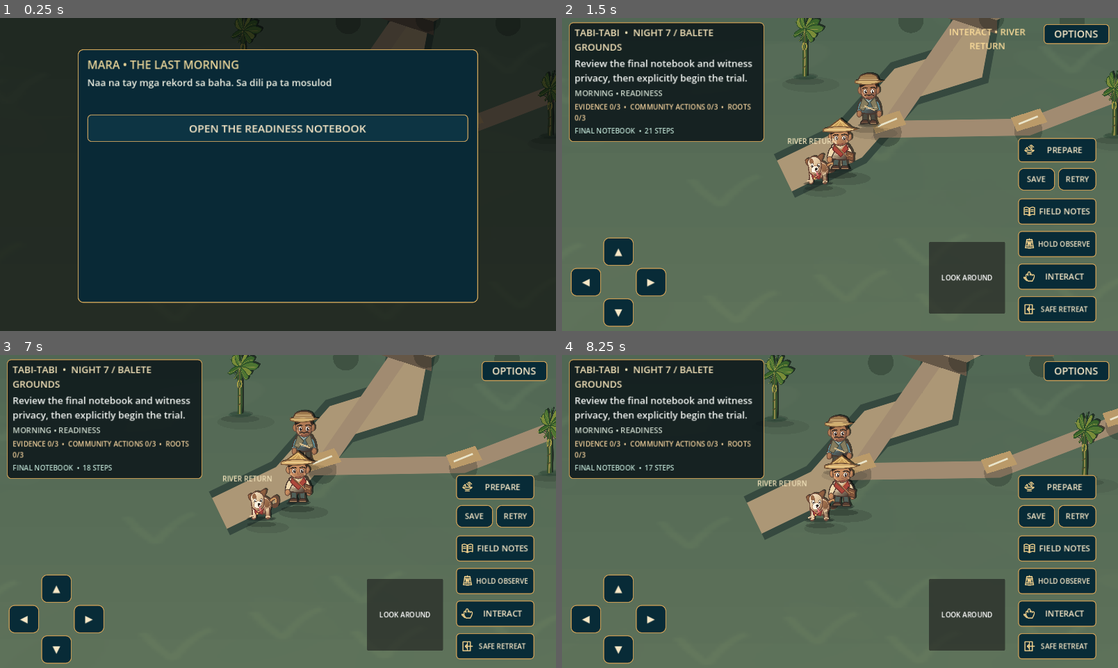
Above: before the commit, frames 1-4 (two rows, left to right).
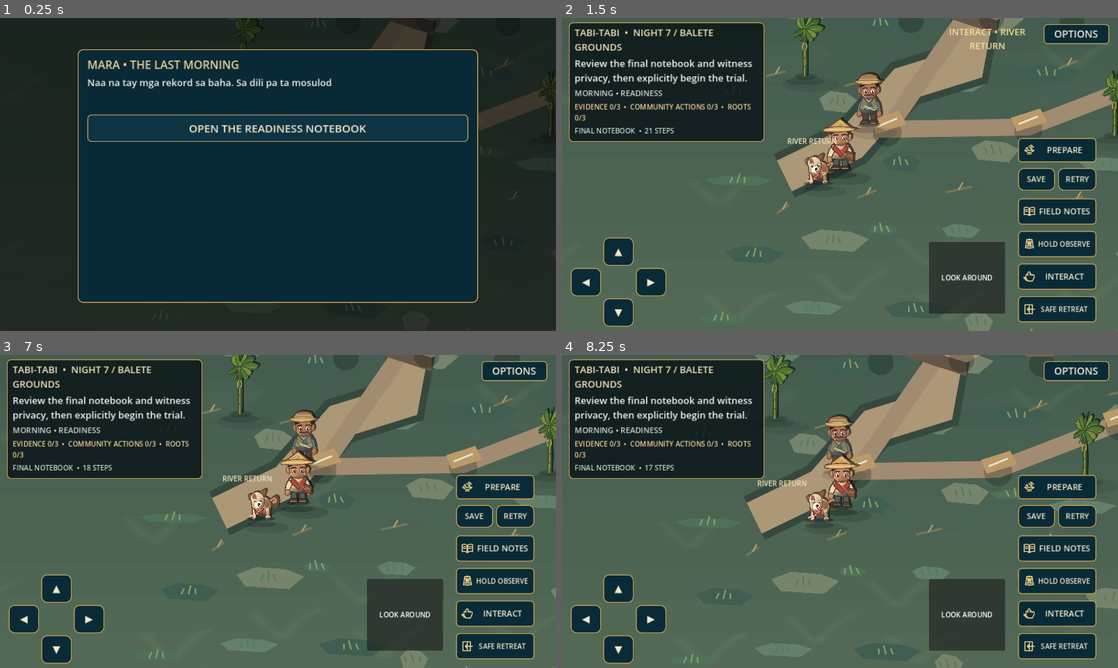
Above: after the commit, the same moments.

Repository: LokiJ07/Tabi-tabi
Game: Godot game, scene res://scenes/night07.tscn
Same seed, same stepped clock (60 frames per second), same inputs: the game is played once before the commit and once after it. This scene is started directly instead of the project's main scene.
Inputs (mouse positions are in pixels of both pictures, inside the frame that each line leads up to):
- Up to frame 1 (0.25 s): no input
- Up to frame 2 (1.5 s): click "OPEN THE READINESS NOTEBOOK" at 0.5 s; click "RETURN TO BALETE GROUNDS" at 1.25 s
- Up to frame 3 (7 s): click "RETRY" at 2 s; click "CONTINUE CURRENT WALK" at 2.75 s; click "RETRY" at 3.5 s; click "CONTINUE CURRENT WALK" at 4.25 s; click "RETRY" at 5 s; click "RELOAD THE FINAL-NIGHT CHECKP…" at 5.75 s; tap Enter (ui_accept) at 6.5, 6.77 s; move the mouse to (400, 495) at 6.52 s; hold Right (ui_right) from 6.53 s (still down); click (400, 495) at 6.67 s
- Up to frame 4 (8.25 s): tap Enter (ui_accept) at 7.07 s; release Right (ui_right) at 7.25 s; click "CONTINUE" at 7.25 s; drag from (967, 614) to (812, 574) at 8.02 s

The runs differ from the first frame. In frame 1, less than 0.1% of the frame differs, in the area x 90-93%, y 13-58%; in frame 2, 2.6%; in frame 3, 2.6%; in frame 4, 3.1%, in the area x 21-100%, y 0-100%.

Commit message:
polish(night7): layered glade vegetation, original offline ambience, meaningful fractured-ending flag and honest QA previews

Diff:
--- /dev/null
+++ b/scripts/audio/night07_ambience.gd
@@ -0,0 +1,64 @@
+extends Node
+## Original offline Balete ambience: insect bed, leaves, woody roots and dawn birds.
+## No copyrighted samples, random stingers, online downloads or panic volume spikes.
+const RATE := 11025.0
+var output: AudioStreamPlayer
+var playback: AudioStreamGeneratorPlayback
+var clock := 0.0
+var seed := 1707207
+var wind := 0.0
+var stage := 0
+var danger := 0.0
+var level := 2
+
+func _ready() -> void:
+	if DisplayServer.get_name() == "headless":
+		set_process(false)
+		return
+	output = AudioStreamPlayer.new()
+	output.name = "BaleteWindBirdsAndRootCreak"
+	var stream := AudioStreamGenerator.new()
+	stream.mix_rate = RATE
+	stream.buffer_length = .28
+	output.stream = stream
+	output.volume_db = -28.0
+	add_child(output)
+	output.play()
+	playback = output.get_stream_playback() as AudioStreamGeneratorPlayback
+
+func set_audio_level(value: int) -> void:
+	level = clampi(value,0,2)
+	if output != null:
+		output.volume_db = -80.0 if level == 0 else -35.0 if level == 1 else -28.0
+
+func set_stage(value: int) -> void:
+	stage = clampi(value,0,3)
+
+func set_danger(value: float) -> void:
+	danger = clampf(value,0,1)
+
+func _exit_tree() -> void:
+	set_process(false)
+	if output != null and is_instance_valid(output):
+		output.stop()
+	playback = null
+
+func _process(_delta: float) -> void:
+	if playback == null or level == 0:
+		return
+	var count := mini(playback.get_frames_available(),1400)
+	for i in range(count):
+		clock += 1.0/RATE
+		seed = (seed*1664525+1013904223)&0x7fffffff
+		var white := float(seed%4096)/2048.0-1.0
+		wind += (white-wind)*.017
+		var dark := clampf(float(stage)/3.0,0,1)
+		var breeze := wind*(.028+dark*.008)*(1.0+.30*sin(clock*.31))
+		var crickets := dark*.0054*pow(maxf(0.0,sin(clock*1.6)),9.0)*sin(clock*TAU*1477.0)
+		var birdwindow := pow(maxf(0.0,sin(clock*.49)),14.0)
+		var bird := (1.0-dark)*birdwindow*.0040*sin(clock*TAU*(780.0+90.0*sin(clock*2.7)))
+		var rootwindow := pow(maxf(0.0,sin(clock*.48)),25.0)
+		var root := dark*(.0034+danger*.0065)*rootwindow*sin(clock*TAU*94.0+1.5*sin(clock*2.2))
+		var leaves := dark*.007*wind*sin(clock*1.33)
+		var mix := clampf(breeze+crickets+bird+root+leaves,-.065,.065)
+		playback.push_frame(Vector2(mix,mix))
--- a/scripts/narrative/night07_state.gd
+++ b/scripts/narrative/night07_state.gd
@@ -49,6 +49,7 @@
 var encounter_failed := false
 var mistakes := 0
 var denial_warning_seen := false
+var community_fractured := false
 var outcome := ""
 var ending_record: Dictionary = {}
 var epilogue_spoken: Dictionary = {}
@@ -253,6 +254,7 @@
 	if not offer_outcomes().has(result): return false
 	if result == "dark" and not denial_warning_seen: return false
 	outcome = result
+	community_fractured = result == "bittersweet"
 	phase = 7
 	encounter_failed = false
 	danger = 0.0
@@ -264,6 +266,7 @@
 		"privacy":sabel_privacy,
 		"lola_living":lola_is_living,
 		"lola_account":lola_reflected,
+		"community_cooperation_fractured":community_fractured,
 		"villagers_return_safely":true,
 		"keeper_is_limited":true
 	}
@@ -302,7 +305,8 @@
 		"keeper_seen":keeper_seen,"path_index":path_index,"truth_index":truth_index,
 		"awake_index":awake_index,"observation":observation,"warning_ready":warning_ready,
 		"danger":danger,"encounter_failed":encounter_failed,"mistakes":mistakes,
-		"denial_warning_seen":denial_warning_seen,"outcome":outcome,
+		"denial_warning_seen":denial_warning_seen,"community_fractured":community_fractured,
+		"outcome":outcome,
 		"ending_record":ending_record.duplicate(true),
 		"epilogue_spoken":epilogue_spoken.duplicate(true),"finished":finished}
 
@@ -342,7 +346,7 @@
 	if planned.has("family_memorial") and not bool(data.get("sabel_choice_respected",false)): return false
 	if ending == "true" and (known.size() != 3 or planned.size() != 3): return false
 	if ending == "dark" and not bool(data.get("denial_warning_seen",false)): return false
-	if ending == "bittersweet" and known.size() < 2: return false
+	if ending == "bittersweet" and (known.size() < 2 or not bool(data.get("community_fractured",false))): return false
 	previous_facts = facts
 	presented = known
 	commitments = planned
@@ -364,6 +368,7 @@
 	encounter_failed = bool(data.get("encounter_failed",false)) if p in [3,5] else false
 	mistakes = maxi(0,int(data.get("mistakes",0)))
 	denial_warning_seen = bool(data.get("denial_warning_seen",false))
+	community_fractured = bool(data.get("community_fractured",false))
 	outcome = ending
 	ending_record = data["ending_record"].duplicate(true)
 	epilogue_spoken = data["epilogue_spoken"].duplicate(true)
--- a/scripts/night07_main.gd
+++ b/scripts/night07_main.gd
@@ -8,6 +8,7 @@
 const Night06Save = preload("res://scripts/core/night06_save.gd")
 const World = preload("res://scripts/core/connected_world.gd")
 const Prefs = preload("res://scripts/core/preferences.gd")
+const BaleteSound = preload("res://scripts/audio/night07_ambience.gd")
 const SharedHUD = preload("res://scripts/ui/shared_hud.gd")
 const Depth = preload("res://scripts/visuals/layered_25d.gd")
 const Landscape = preload("res://scripts/visuals/folklore_landscape_25d.gd")
@@ -68,6 +69,7 @@
 var player_pos := Story.START
 var bantay_pos := Story.START+Vector2(-42,26)
 var camera: Camera2D
+var ambient
 var clock := 0.0
 var walk := 0.0
 var qa_view := 0 # Visual-only Android debug camera; canonical model not edited.
@@ -129,6 +131,10 @@
 	camera.position_smoothing_enabled = not prefs.reduced_motion
 	camera.position_smoothing_speed = 4.6
 	add_child(camera)
+	ambient = BaleteSound.new()
+	ambient.name = "BaleteOriginalEnvironmentSound"
+	add_child(ambient)
+	ambient.set_audio_level(prefs.audio_level)
 	_build_ui()
 	_refresh()
 	if story.phase == 7:
@@ -164,6 +170,9 @@
 func _process(delta: float) -> void:
 	if not prefs.reduced_motion: clock += delta
 	unsafe_cooldown = maxf(0.0,unsafe_cooldown-delta)
+	if ambient!=null:
+		ambient.set_stage(_stage())
+		ambient.set_danger(story.danger)
 	var axis := (Input.get_vector("ui_left","ui_right","ui_up","ui_down")+moving).limit_length()
 	if _modal() or travel_in_progress: axis = Vector2.ZERO
 	if axis.length()>.06:
@@ -299,15 +308,51 @@
 			foot+Vector2(-w*.02,-w*.92+float(i)*w*.09),
 			Color(.85,.77,.61,.35),1.8,true)
 
+func _paint_groundlife() -> void:
+	# River valley foothills: broad, irregular moss and leaf-litter islands,
+	# short grass and fallen twigs, not a flat color or tile/square pattern.
+	# Fixed deterministic placements preserve the same landmarks and fps
+	# while the camera moves; all drawn BELOW the walkable paths and HUD.
+	for patch in range(126):
+		var n := float(patch)
+		var col := float(patch % 14)
+		var row := float(patch / 14)
+		var foot := Vector2(-1130+col*176+sin(n*1.61)*46,
+			-745+row*177+cos(n*.97)*35)
+		var w := 49.0+float(patch%5)*17.0
+		var h := 19.0+float(patch%4)*8.0
+		var moss := Color("#4e7159") if patch%4==0 else Color("#64806a") if patch%4==1 else Color("#405e51") if patch%4==2 else Color("#76846c")
+		draw_colored_polygon(PackedVector2Array([
+			foot+Vector2(-w*.62,-h*.2),foot+Vector2(-w*.24,-h*.59),
+			foot+Vector2(w*.34,-h*.47),foot+Vector2(w*.69,-h*.10),
+			foot+Vector2(w*.40,h*.57),foot+Vector2(-w*.44,h*.42)]),
+			moss.darkened(.15) if _stage()>=2 else moss)
+		# Real organic stems cut through the flat ground at the tuft base.
+		for blade in range(3):
+			var origin := foot+Vector2(float(blade-1)*16,4)
+			var bend := sin(n*.91+float(blade))*6.0
+			draw_line(origin,origin+Vector2(bend,-12.0-float(blade%2)*7),
+				Color("#8f9a6a") if patch%2==0 else Color("#567963"),2.2,true)
+	for drift in range(49):
+		var n := float(drift)
+		var at := Vector2(-1080+float(drift%11)*221+sin(n*2.13)*36,
+			-580+float(drift/11)*335+cos(n*.81)*48)
+		var delta := Vector2(26+float(drift%3)*16,-11.0+sin(n*.71)*7)
+		draw_line(at,at+delta,Color("#7b7554"),3.7,true)
+		draw_line(at+delta*.48,at+delta*.48+Vector2(9,-15),
+			Color("#aa9e73"),2.3,true)
+
+
 func _draw() -> void:
 	var night:=_stage()>=2
 	var morning: bool = story.phase == 7 or qa_view == 4
 	draw_rect(MAP.grow(450),Color("#2c4940"))
 	Landscape.parallax_ridges(self,MAP.grow(280),camera.position,7,3 if night else 0)
-	for band in range(26):
-		var tone: Color=Color("#38554d").lerp(Color("#687b61"),float(band)/25.0)
-		draw_rect(Rect2(-2700,-1140+float(band)*84,5100,86),tone)
+	for band in range(22):
+		var tone: Color=Color("#38554d").lerp(Color("#687b61"),float(band)/21.0)
+		draw_rect(Rect2(-2700,-330+float(band)*78,5100,80),tone)
 	draw_texture_rect(SOIL,Rect2(-2600,-1100,4900,2200),false,Color(1,1,1,.15))
+	_paint_groundlife()
 	var road: PackedVector2Array=PackedVector2Array([
 		RIVER_TRAIL,Vector2(-879,267),READINESS_BOARD,
 		Vector2(-618,88),MEETING,Vector2(-311,-132),
@@ -784,7 +829,10 @@
 		"river":
 			line="The river is quieter; the waterline markers remain as public reminders that safety takes maintenance and honest decisions."
 		"memorial":
-			line="The community's memorial plan has begun, with families' consent." if story.commitments.has("family_memorial") else "The memorial still has no approved plan; its unfinished notice remains beside the public records."
+			if story.community_fractured:
+				line="A memorial plan exists, but the people responsible have fractured their cooperation. The work is unfinished despite what was promised."
+			else:
+				line="The community's memorial plan has begun, with families' consent." if story.commitments.has("family_memorial") else "The memorial still has no approved plan; its unfinished notice remains beside the public records."
 		"bantay":
 			line="Bantay stays beside the Apprentice, in every ending. Life continues even when a promise remains unfinished."
 	_save_story()
@@ -1000,6 +1048,14 @@
 		5: objective.text="AWAKENED ROOTS %d/3 • guard the village and traverse safely." % [story.awake_index+1]
 		6: objective.text="Choose an evidence-credible ending. The dark choice requires deliberate confirmation."
 		7: objective.text="THE MORNING AFTER • %s • Walk freely; finish when you choose." % story.outcome.to_upper()
+	if qa_view!=0:
+		var qa_titles: Array[String] = [
+			"","MORNING • READINESS VISUAL QA",
+			"DUSK • REMEMBRANCE VISUAL QA",
+			"MIDNIGHT • AWAKENED BALETE VISUAL QA",
+			"DAWN • MORNING PATH VISUAL QA"]
+		subtitle.text=qa_titles[clampi(qa_view,0,4)]
+		objective.text="ENVIRONMENT PREVIEW • QA CAMERA ONLY • Saved story state unchanged."
 	_refresh_hint()
 	call_deferred("_fit_status")
 
--- a/tests/night07_state_test.gd
+++ b/tests/night07_state_test.gd
@@ -111,7 +111,8 @@
 	var good=_prepare_all()
 	check(good.commit("good"),"temporary peace ending is explicit")
 	var bittersweet=_prepare_all()
-	check(bittersweet.commit("bittersweet"),"fractured cooperation ending is separate")
+	check(bittersweet.commit("bittersweet") and bittersweet.community_fractured,
+		"fractured cooperation ending is explicit, persisted and distinct from a promise already met")
 	check(State.new().from_dict(good.to_dict()) and State.new().from_dict(bittersweet.to_dict()),
 		"other endings reload without separate Lola death rule")
 	for path in [Save.PATH,Save.PATH+".bak",Save.PATH+".tmp"]:
